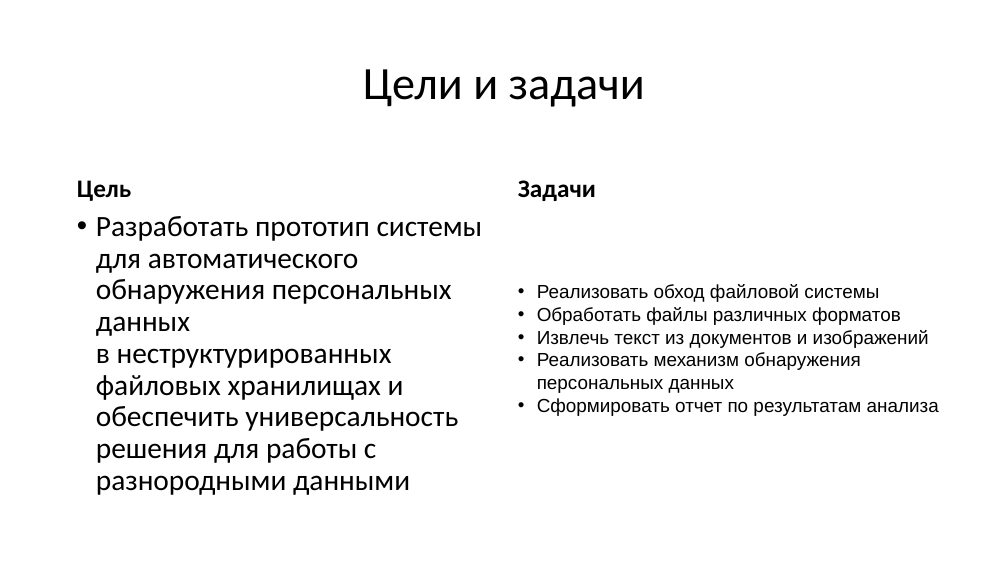
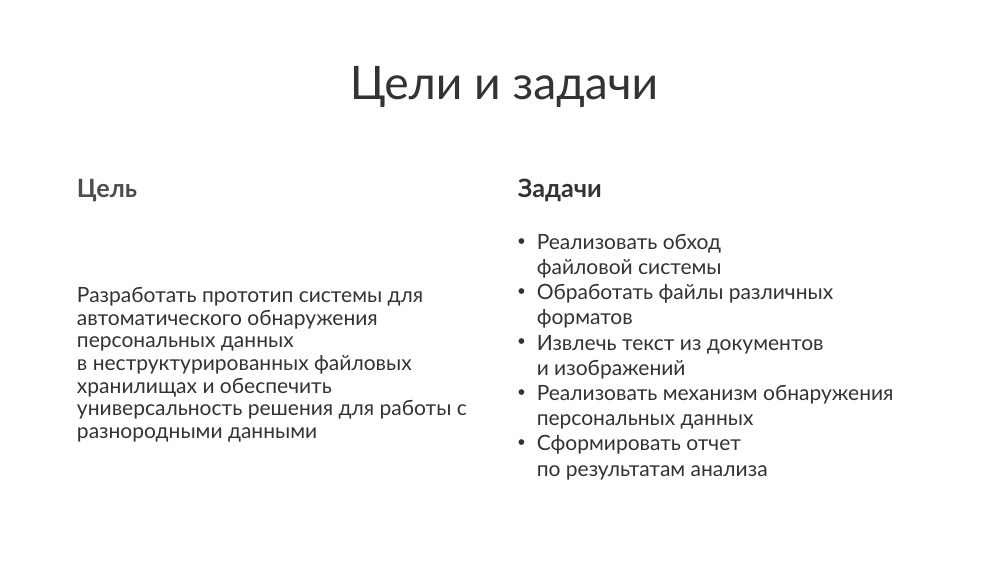
Before and after one commit to IndesFormao/Hackaton_2026_KK, a slide deck: slide 3 of Hakaton_KK.pptx. Drawn at 1008x567 pixels with LibreOffice and Linux fonts; fonts in the diff are those of the drawing. Boxes give left, top, right and bottom in pixels: in the first picture for what was removed or moved away, otherwise in the second. Text is boxed around its words. In the diff, an @@ line names an element or a change of style, - is before the commit and + after.

```diff
--- a/Hakaton_KK.pptx
+++ b/Hakaton_KK.pptx
@@ title "Цели и задачи" at [350,66,659,107]: font Calibri to Lato, text colour #000000 to #333333 @@
@@ text "Цель" at [77,178,137,202]: font Calibri to Lato, text colour #000000 to #4D4D4D @@
@@ text "Задачи" at [518,178,602,202]: font Calibri to Lato, text colour #000000 to #333333 @@
@@ text "Реализовать обход файловой системы": place and size @@
-text "Реализовать обход файловой системы" at [537,284,939,416]
+text "Реализовать обход файловой системы" at [537,234,893,480]
@@ text "Реализовать обход файловой системы" at [537,234,893,480]: size 18 to 20 pt, font Arial to Lato, text colour #000000 to #333333 @@
@@ text "Разработать прототип системы для автоматического ...": place and size @@
-text "Разработать прототип системы для автоматического ..." at [96,216,483,495]
+text "Разработать прототип системы для автоматического ..." at [77,287,467,442]
@@ text "Разработать прототип системы для автоматического ..." at [77,287,467,442]: size 28 to 20 pt, font Calibri to Lato, text colour #000000 to #333333; bullet • to none @@
```
Also in this commit, not shown: 12 other slides changed.
